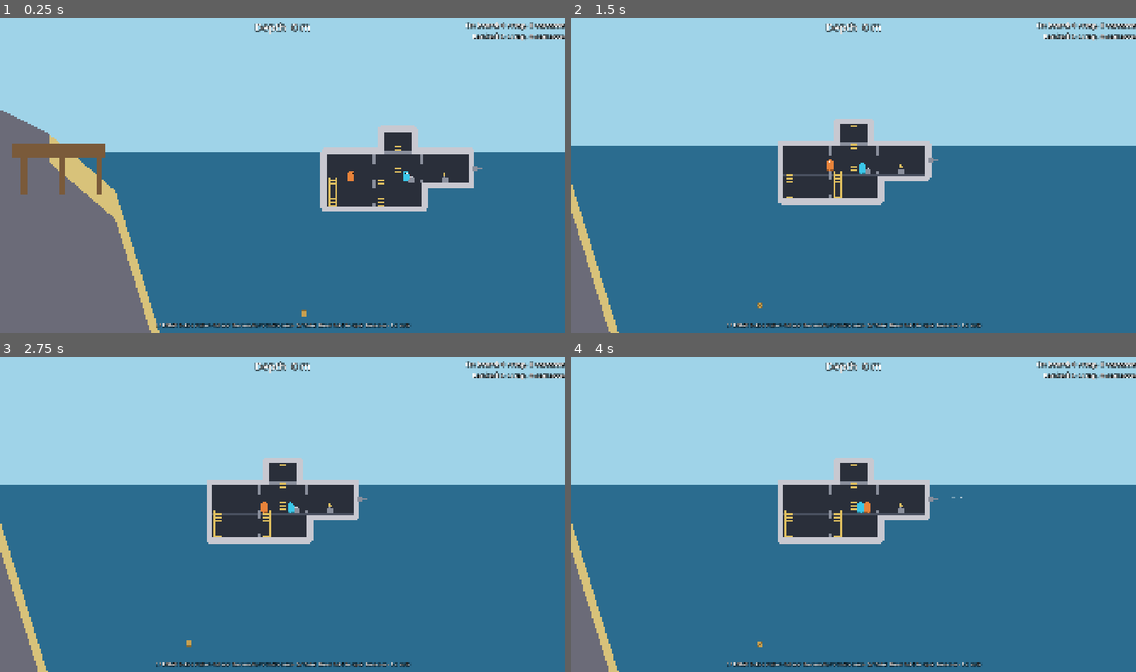
Above: before the commit, frames 1-4 (two rows, left to right).
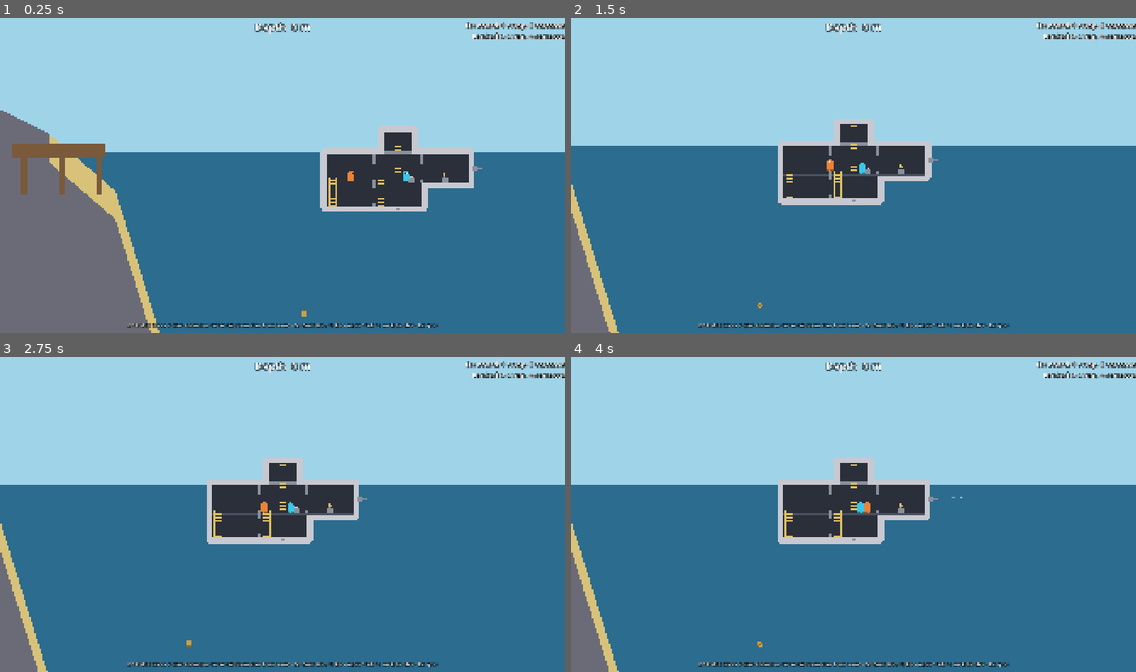
Above: after the commit, the same moments.

Repository: SnirNehemia/deeper
Game: Godot game, scene res://scenes/world.tscn
The game is run twice, just before and just after one commit, with the same random seed, the same clock (stepped at 60 frames per second) and the same inputs.
Inputs:
- Up to frame 1 (0.25 s): no input
- Up to frame 2 (1.5 s): tap Enter at 0.5 s; hold D from 0.53 s (still down); tap E at 0.6 s; tap W at 0.77 s; tap Q at 1.35 s
- Up to frame 3 (2.75 s): tap W at 1.52 s; tap Space at 2 s; release D at 2.03 s; hold A from 2.03 s (still down); tap Shift at 2.1 s
- Up to frame 4 (4 s): release A at 2.78 s; hold D from 2.78 s (still down); tap Enter at 2.85 s; tap W at 3.02, 3.77 s; tap E at 3.6 s

The runs differ from the first frame. In frame 1, 0.6% of the frame differs, in the area x 22-78%, y 60-99%; in frame 2, 0.6%, in the area x 22-78%, y 57-99%; in frame 3, 0.6%; in frame 4, 0.6%.

Commit message:
M3 Module C: salvage claw replaces hull auto-collect
A belly-mounted claw station, operated from the lower claw room, is now the
only way to collect salvage. The operator aims down into a cone and holds use
to extend the arm; on contact it grips the salvage, auto-reels in, and drops
it into on-board storage. The old hull-bounding-box auto-collector is removed.
Arm is drawn by SubVisual so it tilts with the hull's pitch. New test_claw
covers grab/deposit, the no-auto-collect regression, and unoccupied retract;
test_salvage refocused on storage/banking/save. All 16 suites green.

Diff:
--- a/scenes/world.gd
+++ b/scenes/world.gd
@@ -144,7 +144,7 @@
 	var layer := CanvasLayer.new()
 	add_child(layer)
 	var label := Label.new()
-	label.text = "E / R-Shift: take a station (helm at the bow, turret mid-room) - Q / Enter: fire or hold to repair breaches - Esc quits"
+	label.text = "E / R-Shift: take a station (helm bow, turret mid-room, claw lower room) - Q / Enter: fire / hold-to-repair / hold to work the claw - Esc quits"
 	label.set_anchors_preset(Control.PRESET_BOTTOM_WIDE)
 	label.horizontal_alignment = HORIZONTAL_ALIGNMENT_CENTER
 	label.offset_top = -40
--- a/scripts/salvage/salvage_item.gd
+++ b/scripts/salvage/salvage_item.gd
@@ -35,6 +35,8 @@
 	return item
 
 func _ready() -> void:
+	# Joined so the claw station can find nearby salvage to grip.
+	add_to_group("salvage")
 	collision_layer = Layers.SALVAGE
 	collision_mask = 0
 	monitorable = true
--- /dev/null
+++ b/scripts/stations/claw_station.gd
@@ -0,0 +1,105 @@
+class_name ClawStation
+extends Station
+
+## The salvage claw: a belly-mounted arm operated from the lower claw room.
+## The operator aims with the stick (the arm reaches out the bottom of the
+## sub, so it points down into a cone) and HOLDS `use` to extend it. When the
+## claw tip touches a piece of salvage it grips it, then automatically reels
+## back in and drops it into on-board storage. This is the only way to collect
+## salvage (Module C: the hull no longer auto-collects).
+##
+## Like the turret, the arm is drawn by SubVisual so it tilts with the hull's
+## cosmetic pitch; grabbing uses that same tilted tip position so what you see
+## is what you grab.
+
+## Where the arm is anchored on the keel, in sub-local space (bottom-center of
+## the claw room's belly).
+const ANCHOR_LOCAL := Vector2(0.0, Sub.LOWER_BOTTOM_Y)
+
+## Max reach of the arm (px) and how fast it extends/retracts (px/s).
+const MAX_REACH := 5.0 * Sub.PPM
+const EXTEND_SPEED := 4.0 * Sub.PPM
+const RETRACT_SPEED := 6.0 * Sub.PPM
+## How close the tip must get to a salvage item to grip it.
+const GRAB_RADIUS := 0.5 * Sub.PPM
+## The arm points down out of the keel; aim is clamped to this half-cone off
+## of straight-down (so it can angle to either side but never reach upward
+## through the hull).
+const AIM_HALF_CONE := deg_to_rad(70.0)
+
+## Current extension length (0 = fully retracted) and aim direction (sub-local,
+## generally downward). Read by SubVisual to draw the arm.
+var length: float = 0.0
+var aim_dir: Vector2 = Vector2.DOWN
+
+## The salvage item currently gripped (being reeled in), or null.
+var _held_item: SalvageItem = null
+
+func handle_input(input: PlayerInput) -> void:
+	var delta := get_physics_process_delta_time()
+
+	if _held_item != null:
+		# Holding a catch: ignore aim/extend, just reel it in.
+		_retract(delta)
+		_held_item.global_position = _tip_global()
+		if length <= 0.5:
+			_deposit_held()
+		return
+
+	# Free arm: aim it where the stick points (clamped to the downward cone),
+	# and extend while `use` is held, retract otherwise.
+	if input.move.length() > 0.2:
+		aim_dir = _clamp_to_cone(input.move.normalized())
+	if input.use_held:
+		length = minf(MAX_REACH, length + EXTEND_SPEED * delta)
+		_try_grab()
+	else:
+		_retract(delta)
+
+## When unoccupied, the arm simply retracts and parks.
+func _physics_process(_delta: float) -> void:
+	if occupant == null and length > 0.0:
+		length = maxf(0.0, length - RETRACT_SPEED * get_physics_process_delta_time())
+
+func exit(crew: Crew) -> void:
+	super.exit(crew)
+	# Drop any catch back into the water if the operator bails mid-haul.
+	_held_item = null
+
+func _retract(delta: float) -> void:
+	length = maxf(0.0, length - RETRACT_SPEED * delta)
+
+## Clamp an aim direction into the downward half-cone (never points up through
+## the hull).
+func _clamp_to_cone(dir: Vector2) -> Vector2:
+	var ang := Vector2.DOWN.angle_to(dir)
+	ang = clampf(ang, -AIM_HALF_CONE, AIM_HALF_CONE)
+	return Vector2.DOWN.rotated(ang)
+
+## The tip position in world space, matching the hull's cosmetic pitch tilt.
+func _tip_global() -> Vector2:
+	var tip_local := ANCHOR_LOCAL + aim_dir * length
+	return sub.to_global(tip_local.rotated(sub.pitch))
+
+## Grip the nearest salvage item within reach of the tip, if any.
+func _try_grab() -> void:
+	var tip := _tip_global()
+	var best: SalvageItem = null
+	var best_d := GRAB_RADIUS
+	for node in sub.get_tree().get_nodes_in_group("salvage"):
+		var item := node as SalvageItem
+		if item == null or item.is_queued_for_deletion():
+			continue
+		var d := tip.distance_to(item.global_position)
+		if d <= best_d:
+			best_d = d
+			best = item
+	if best != null:
+		_held_item = best
+		best.set_deferred("monitoring", false)
+
+func _deposit_held() -> void:
+	if _held_item != null:
+		sub.deposit_salvage(_held_item.kind)
+		_held_item.queue_free()
+		_held_item = null
--- a/scripts/sub/sub.gd
+++ b/scripts/sub/sub.gd
@@ -152,7 +152,7 @@
 	_build_ladder()
 	_build_helm()
 	_build_turret()
-	_build_salvage_collector()
+	_build_claw()
 
 func _physics_process(delta: float) -> void:
 	var feel: GameFeel.SubFeel = GameFeel.sub
@@ -434,33 +434,20 @@
 	# sub's pitch (playtest #8); the station itself just holds the seat + logic.
 	_visual.turret = turret
 
-## A magnet-ish collector zone covering the hull's bounding box (with a small
-## margin): any SalvageItem (scrap crate or fish carcass) that touches it is
-## sucked into on-board storage. Placeholder for the future claw arm — for now
-## salvage is collected just by driving the hull into it.
-const _COLLECTOR_MARGIN := 0.5 * PPM
-
-func _build_salvage_collector() -> void:
-	var bounds := HULL_MAIN_RECT.merge(HULL_LOWER_RECT).merge(HULL_CONN_RECT)
-	bounds = bounds.grow(_COLLECTOR_MARGIN)
-	var area := Area2D.new()
-	area.collision_layer = 0
-	area.collision_mask = Layers.SALVAGE
-	area.monitoring = true
-	area.monitorable = false
-	var shape := CollisionShape2D.new()
-	var rect := RectangleShape2D.new()
-	rect.size = bounds.size
-	shape.shape = rect
-	shape.position = bounds.position + bounds.size * 0.5
-	area.add_child(shape)
-	add_child(area)
-	area.area_entered.connect(_on_salvage_area_entered)
-
-func _on_salvage_area_entered(area: Area2D) -> void:
-	if area is SalvageItem:
-		deposit_salvage(area.kind)
-		area.queue_free()
+## The salvage claw station, seated in the lower claw room. It reaches out the
+## keel to grab salvage (Module C: the only way to collect — the hull no
+## longer auto-collects). Drawn by SubVisual so it tilts with the hull.
+## Seat sits in the claw room, clear of the claw ladder (CLAW_LADDER_X).
+const CLAW_SEAT_X := 40.0
+const CLAW_SEAT_Y := LOWER_FLOOR_Y - PlaceholderArt.CREW_HEIGHT_M * PPM * 0.5
+
+func _build_claw() -> void:
+	var claw := ClawStation.new()
+	claw.sub = self
+	claw.room_index = 4  # claw room (lower deck, below the middle room)
+	claw.position = Vector2(CLAW_SEAT_X, CLAW_SEAT_Y)
+	add_child(claw)
+	_visual.claw = claw
 
 ## Add one piece of salvage to on-board storage and notify listeners (HUD).
 func deposit_salvage(kind: int) -> void:
--- a/scripts/sub/sub_visual.gd
+++ b/scripts/sub/sub_visual.gd
@@ -8,6 +8,10 @@
 ## The turret station, set by Sub. Its bow tube + barrel are drawn here (rather
 ## than on the station node) so they tilt with the hull's pitch (playtest #8).
 var turret: TurretStation = null
+
+## The salvage claw station, set by Sub. Its belly arm is drawn here so it
+## tilts with the hull too.
+var claw: ClawStation = null
 
 func _draw() -> void:
 	var deck_y := Sub.CEIL_Y - Sub.WALL_T
@@ -74,6 +78,7 @@
 	draw_circle(Vector2(tx, -30.0), 6.0, PlaceholderArt.HULL_COLOR)
 
 	_draw_turret()
+	_draw_claw()
 	_draw_water()
 
 ## The bow torpedo tube + aimed barrel, drawn in hull-local space so it pitches
@@ -90,6 +95,26 @@
 		draw_line(tube + dir * 34.0, tube + dir * 150.0, Color(1.0, 1.0, 1.0, 0.35), 2.0)
 		if turret.is_ready_to_fire():
 			draw_circle(tube + dir * 150.0, 4.0, Color(1.0, 1.0, 1.0, 0.6))
+
+## The belly salvage claw: a telescoping arm from the keel anchor out to the
+## current tip, with a little open claw at the end. Drawn in hull-local space
+## so it pitches with the sub.
+func _draw_claw() -> void:
+	if claw == null:
+		return
+	var anchor := ClawStation.ANCHOR_LOCAL
+	var tip := anchor + claw.aim_dir * claw.length
+	# A small port box on the keel where the arm exits.
+	draw_rect(Rect2(anchor + Vector2(-10.0, -6.0), Vector2(20.0, 10.0)),
+		PlaceholderArt.SUB_STRUCTURE)
+	if claw.length <= 0.5:
+		return
+	draw_line(anchor, tip, PlaceholderArt.SUB_STRUCTURE, 5.0)
+	# Two little pincers splaying off the tip's forward direction.
+	var fwd := claw.aim_dir
+	var side := fwd.orthogonal()
+	draw_line(tip, tip + (fwd * 0.4 + side).normalized() * 14.0, PlaceholderArt.LADDER_COLOR, 4.0)
+	draw_line(tip, tip + (fwd * 0.4 - side).normalized() * 14.0, PlaceholderArt.LADDER_COLOR, 4.0)
 
 ## Flooding water: a flat rect rising from the floor of each room, clipped to
 ## the room rectangle. Drawn last so it sits over the interior/structure.
--- /dev/null
+++ b/tests/test_claw.gd
@@ -0,0 +1,115 @@
+extends Node
+
+## Headless test for the salvage claw (Milestone 3, Module C).
+##
+## Run: godot --headless res://tests/test_claw.tscn
+## The belly claw, operated from the claw room, extends down toward salvage,
+## grips it on contact, reels back in, and drops it into on-board storage. It
+## is now the ONLY way to collect salvage (the hull no longer auto-collects).
+
+var _failures := 0
+
+func _ready() -> void:
+	await _test_grab_and_deposit()
+	await _test_no_hull_autocollect()
+	await _test_unoccupied_retracts()
+
+	if _failures == 0:
+		print("CLAW TESTS PASSED")
+		get_tree().quit(0)
+	else:
+		push_error("CLAW TESTS FAILED: %d failing check(s)" % _failures)
+		get_tree().quit(1)
+
+func _check(cond: bool, msg: String) -> void:
+	if cond:
+		print("  ok:   ", msg)
+	else:
+		push_error("  FAIL: " + msg)
+		_failures += 1
+
+func _frames(n: int) -> void:
+	for i in n:
+		await get_tree().physics_frame
+
+func _new_sub() -> Sub:
+	var sub := Sub.new()
+	add_child(sub)
+	return sub
+
+func _find_claw(sub: Sub) -> ClawStation:
+	for child in sub.get_children():
+		if child is ClawStation:
+			return child
+	return null
+
+func _test_grab_and_deposit() -> void:
+	print("[grab + deposit]")
+	var sub := _new_sub()
+	sub.global_position = Vector2.ZERO
+	await _frames(2)
+	var claw := _find_claw(sub)
+	_check(claw != null, "sub built a claw station")
+	_check(claw.room_index == 4, "claw seat is in the lower claw room")
+
+	# A scrap crate hanging below the keel, within reach of a straight-down arm.
+	var reach := 2.5 * Sub.PPM
+	var item := SalvageItem.make_scrap(
+		sub.to_global(ClawStation.ANCHOR_LOCAL + Vector2(0, reach)))
+	add_child(item)
+	await _frames(2)
+
+	# Seat an operator and drive the claw down (hold use, aim down).
+	var crew := Crew.new()
+	claw.enter(crew)
+	var inp := PlayerInput.new()
+	inp.use_held = true
+	inp.move = Vector2(0, 1)
+
+	var grabbed := false
+	for i in 200:
+		claw.handle_input(inp)
+		if claw._held_item != null:
+			grabbed = true
+		await get_tree().physics_frame
+		if sub.storage_scrap > 0:
+			break
+	_check(grabbed, "the claw gripped the salvage on contact")
+	_check(sub.storage_scrap == 1, "the claw deposited the catch into storage")
+	_check(not is_instance_valid(item) or item.is_queued_for_deletion(),
+		"the grabbed item is removed from the world")
+
+	sub.queue_free()
+	await _frames(2)
+
+func _test_no_hull_autocollect() -> void:
+	print("[no hull auto-collect]")
+	var sub := _new_sub()
+	sub.global_position = Vector2.ZERO
+	await _frames(2)
+
+	# An item sitting right inside the hull — with no claw operating, it must
+	# NOT be collected (Module C removed the old hull auto-collector).
+	var item := SalvageItem.make_scrap(sub.global_position)
+	add_child(item)
+	await _frames(30)
+	_check(sub.storage_scrap == 0 and sub.storage_fish == 0,
+		"salvage touching the hull is NOT collected without the claw")
+	_check(is_instance_valid(item) and not item.is_queued_for_deletion(),
+		"the untouched item is still in the world")
+
+	item.queue_free()
+	sub.queue_free()
+	await _frames(2)
+
+func _test_unoccupied_retracts() -> void:
+	print("[unoccupied parks]")
+	var sub := _new_sub()
+	await _frames(2)
+	var claw := _find_claw(sub)
+	claw.length = ClawStation.MAX_REACH  # pretend it was left extended
+	await _frames(120)
+	_check(claw.length <= 0.5, "an unoccupied claw retracts and parks")
+
+	sub.queue_free()
+	await _frames(2)
--- /dev/null
+++ b/tests/test_claw.tscn
@@ -0,0 +1,6 @@
+[gd_scene load_steps=2 format=3 uid="uid://c2k7p4w9claw1"]
+
+[ext_resource type="Script" path="res://tests/test_claw.gd" id="1_claw"]
+
+[node name="TestClaw" type="Node"]
+script = ExtResource("1_claw")
--- a/tests/test_salvage.gd
+++ b/tests/test_salvage.gd
@@ -1,7 +1,8 @@
 extends Node
 
-## Headless test for Module B: salvage pickups, the hull collector, on-board
-## storage, dock banking, and the persisted save.
+## Headless test for Module B: on-board salvage storage, dock banking, and the
+## persisted save. (Collecting salvage itself is the claw's job — see
+## test_claw; this suite covers what happens to it once it's on board.)
 ##
 ## Run: godot --headless res://tests/test_salvage.tscn
 
@@ -9,8 +10,8 @@
 
 func _ready() -> void:
 	SaveData.reset_for_test()
-	await _test_scrap_pickup()
-	await _test_fish_carcass()
+	await _test_storage_counters()
+	await _test_carcass_kind()
 	await _test_dock_banking()
 	_test_save_round_trip()
 	SaveData.reset_for_test()
@@ -38,35 +39,32 @@
 	add_child(sub)
 	return sub
 
-func _test_scrap_pickup() -> void:
-	print("[scrap pickup]")
+func _test_storage_counters() -> void:
+	print("[storage counters]")
 	var sub := _new_sub()
 
-	var item := SalvageItem.make_scrap(Vector2.ZERO)
-	add_child(item)
+	sub.deposit_salvage(SalvageItem.Kind.SCRAP)
+	sub.deposit_salvage(SalvageItem.Kind.SCRAP)
+	sub.deposit_salvage(SalvageItem.Kind.FISH)
+	_check(sub.storage_scrap == 2, "depositing scrap raises the scrap counter")
+	_check(sub.storage_fish == 1, "depositing a carcass raises the fish counter")
 
-	await _frames(4)
-	_check(sub.storage_scrap == 1, "scrap crate inside the hull bounds is collected")
-	_check(not is_instance_valid(item) or item.is_queued_for_deletion(),
-		"collected scrap item is removed from the world")
+	# Unbanked storage is lost on implosion reset (the push-your-luck stakes).
+	sub.reset_state()
+	_check(sub.storage_scrap == 0 and sub.storage_fish == 0,
+		"reset (implosion) clears unbanked on-board storage")
 
 	sub.queue_free()
 	await _frames(2)
 
-func _test_fish_carcass() -> void:
-	print("[fish carcass]")
-	var sub := _new_sub()
-
+func _test_carcass_kind() -> void:
+	print("[carcass tagging]")
 	var carcass := SalvageItem.make_carcass(Vector2.ZERO)
 	add_child(carcass)
-
 	_check(carcass.kind == SalvageItem.Kind.FISH, "carcass has the FISH kind")
+	_check(carcass.is_in_group("salvage"), "carcass is findable by the claw")
 	_check(carcass.is_in_group("salvage_carcass"), "carcass is tagged for run-reset cleanup")
-
-	await _frames(4)
-	_check(sub.storage_fish == 1, "a carcass drifting into the hull is collected")
-
-	sub.queue_free()
+	carcass.queue_free()
 	await _frames(2)
 
 func _test_dock_banking() -> void:
Not shown, added: scripts/stations/claw_station.gd.uid
Not shown, added: tests/test_claw.gd.uid
